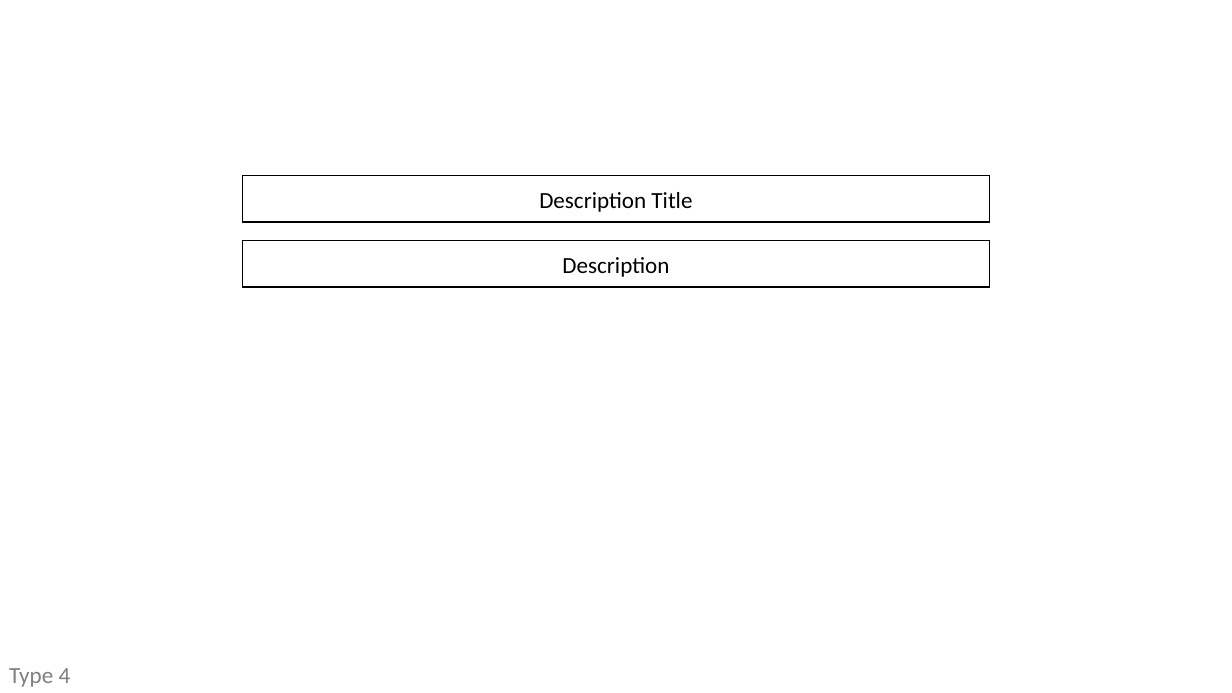
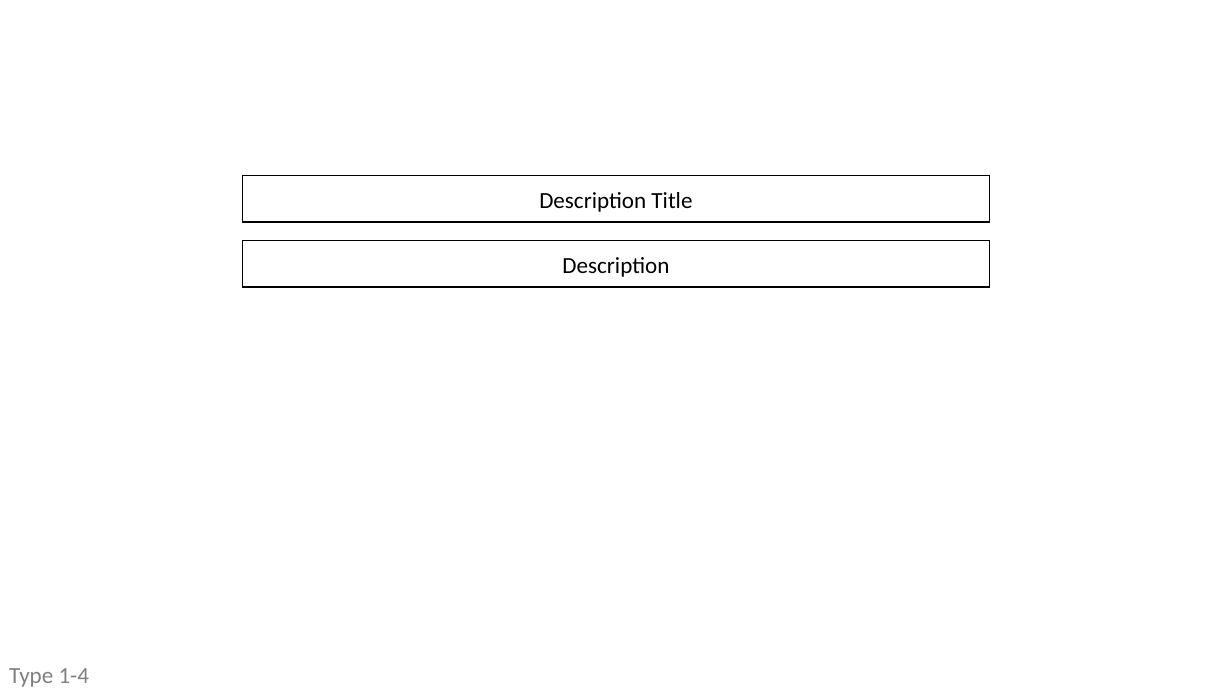
Before and after one commit to great-anaphylaxis/website-prototyper, a slide deck: slide 4 of prototypes.pptx. Drawn at 1232x693 pixels with LibreOffice and Linux fonts; fonts in the diff are those of the drawing. Boxes give left, top, right and bottom in pixels: in the first picture for what was removed or moved away, otherwise in the second. Text is boxed around its words. In the diff, an @@ line names an element or a change of style, - is before the commit and + after.

```diff
--- a/prototypes.pptx
+++ b/prototypes.pptx
@@ text at (x1=9, y1=668, x2=89, y2=687): text changed @@
-Type 4
+Type 1-4
```
Also in this commit, not shown: 4 other slides changed, 2 other files.
